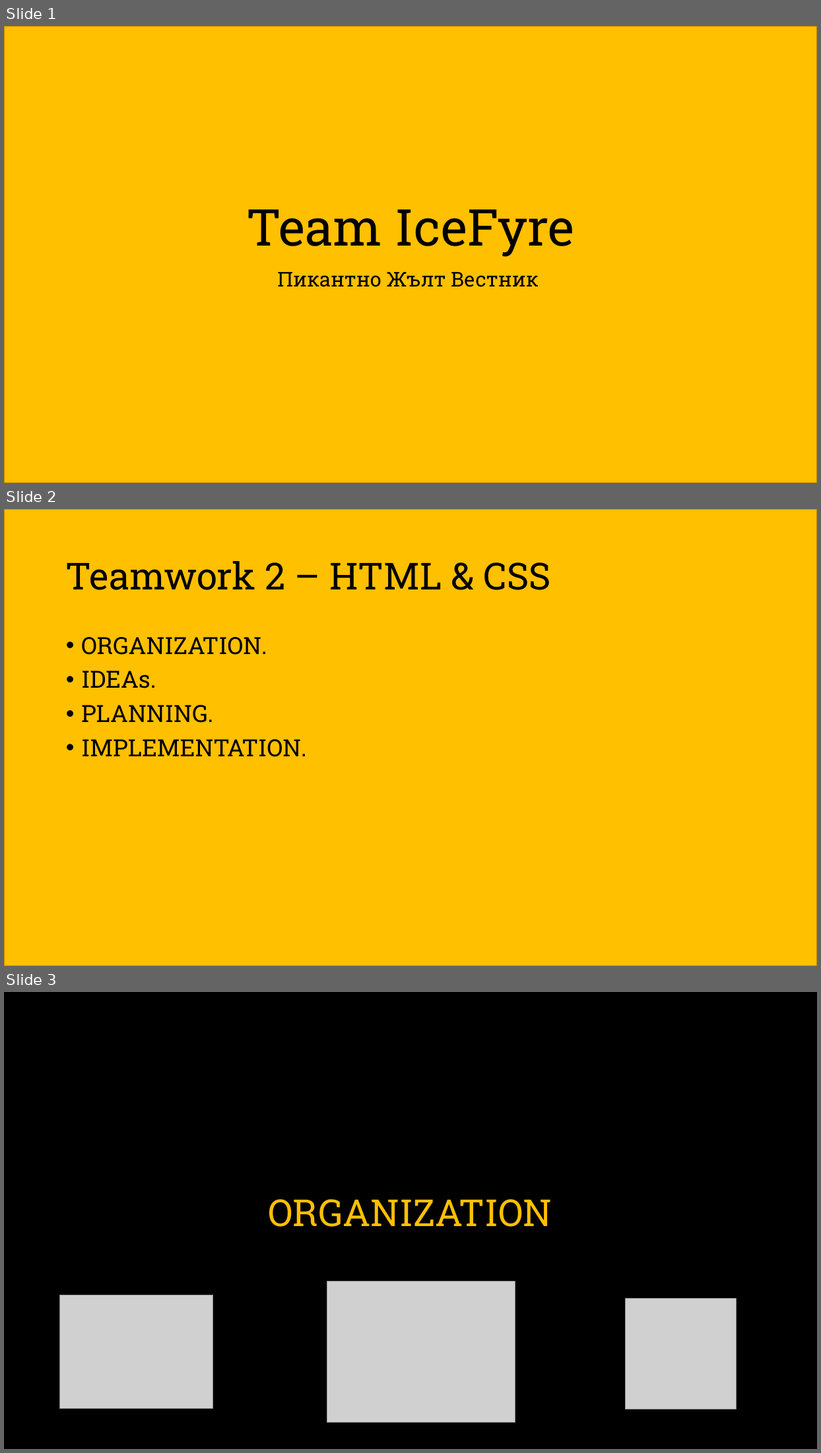
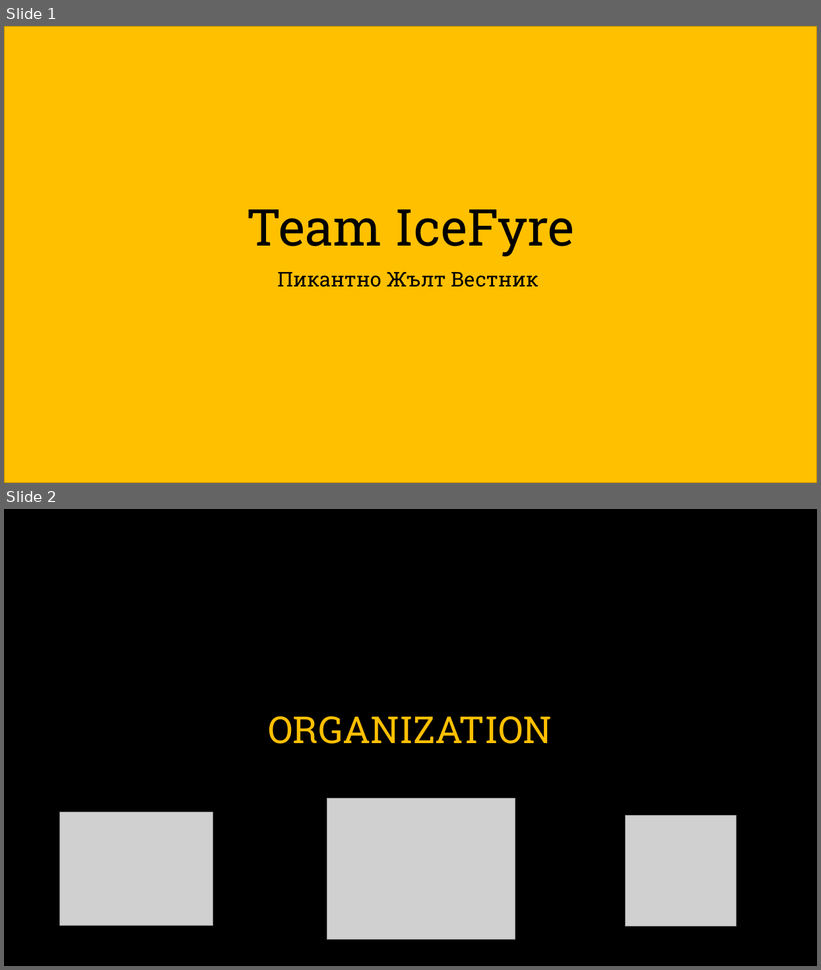
Before and after one commit to TeamIcefyre/YellowPaper, a slide deck: design/Team IceFyre.pptx. Shown one above the other, each under a label of ours: slides 1, 2 and 3 before the commit, slides 1 and 2 after it. The pictures are 821x1453 and 821x970 pixels, drawn with LibreOffice and Linux fonts; fonts in the diff are those of the drawing; grey boxes stand for pictures. Boxes give left, top, right and bottom in pixels: in the first picture for what was removed or moved away, otherwise in the second. Text is boxed around its words. In the diff, an @@ line names an element or a change of style, - is before the commit and + after.

```diff
--- a/design/Team IceFyre.pptx
+++ b/design/Team IceFyre.pptx
@@ slide 2 removed at bbox=[4, 509, 817, 966], background #FFFFFF @@
@@ rectangle removed at bbox=[4, 509, 817, 966] @@
@@ title removed at bbox=[66, 561, 551, 590] @@
-Teamwork 2 – HTML & CSS
@@ text removed at bbox=[81, 637, 307, 757] @@
-• ORGANIZATION.
-• IDEAs.
-• PLANNING.
-• IMPLEMENTATION.
@@ what was slide 3 is now slide 2 @@
```
Also in this commit, not shown: 1 slide added, 5 other slides removed, 1 other file.
